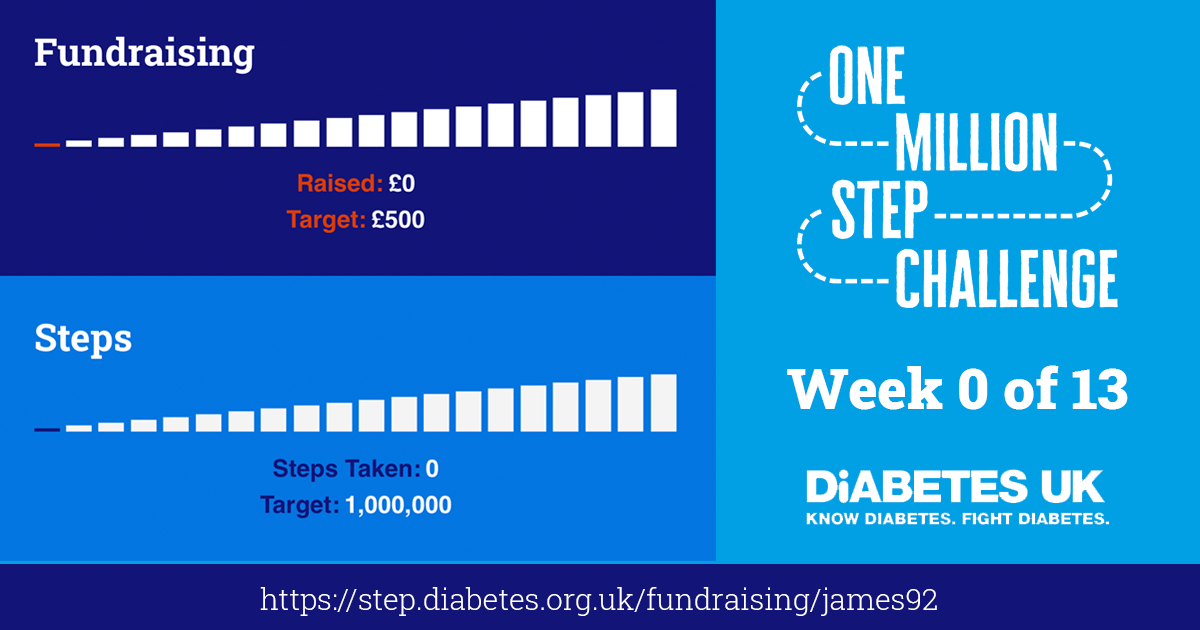
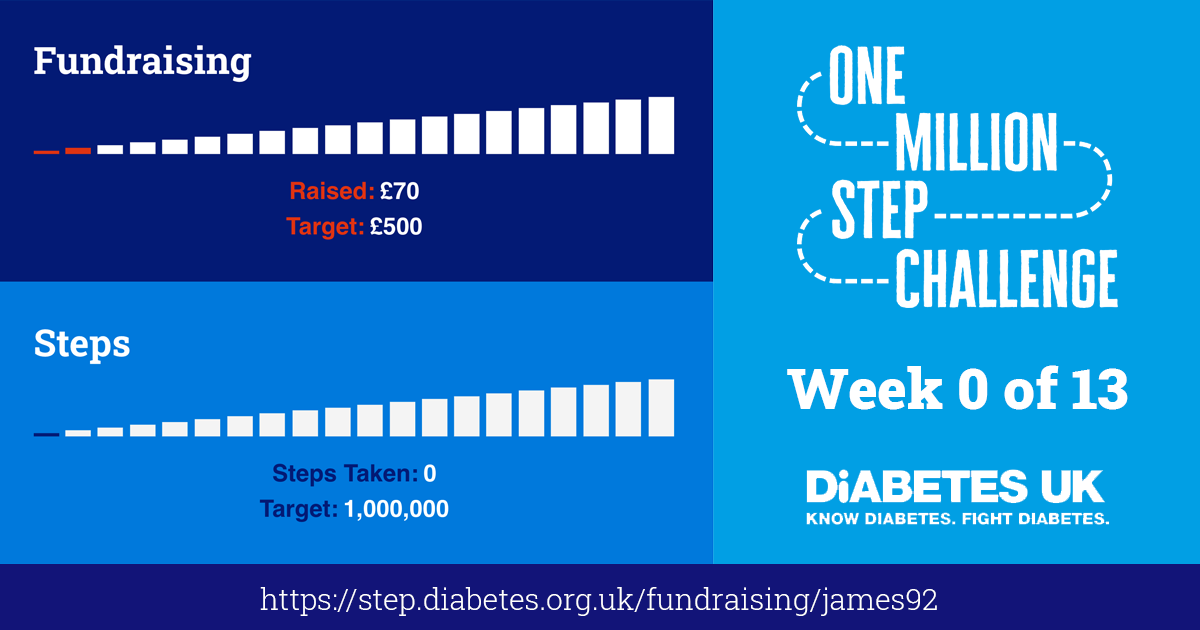
Layered file, before and after one edit (1200px x 630px). Changes by layer:
added layer "Layer 8" in group "Artboard 1" over 0, 0, 714, 564
hid "Layer 1" over 0, 0, 716, 561
